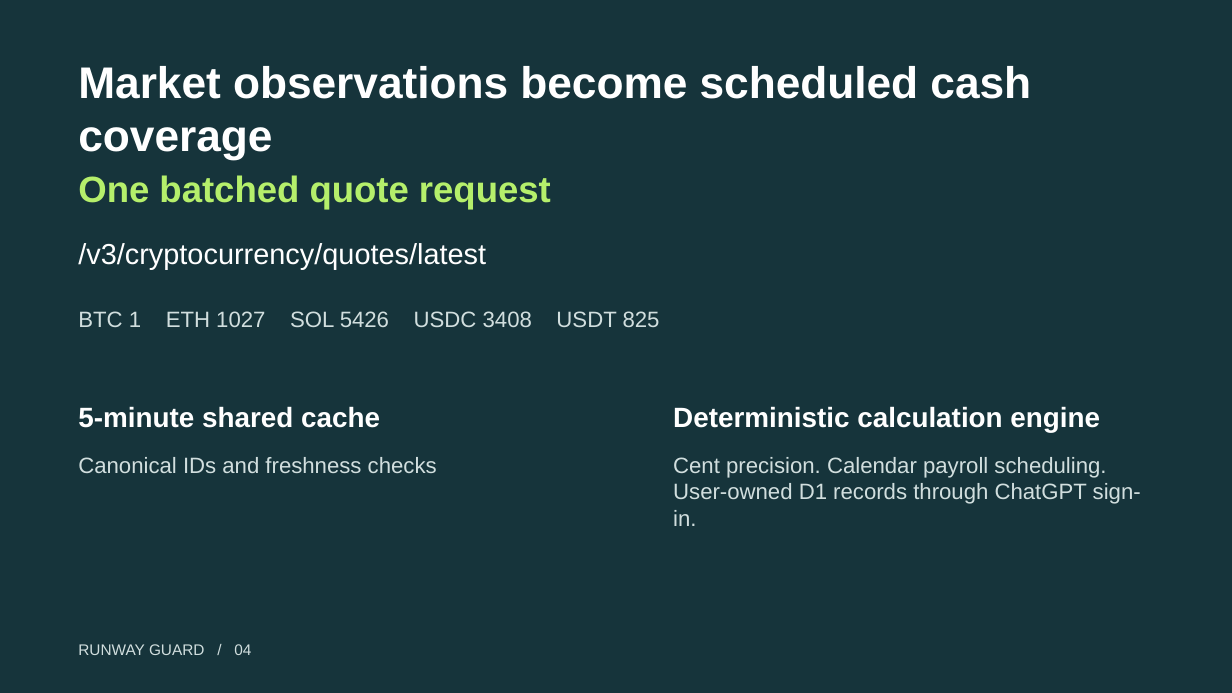
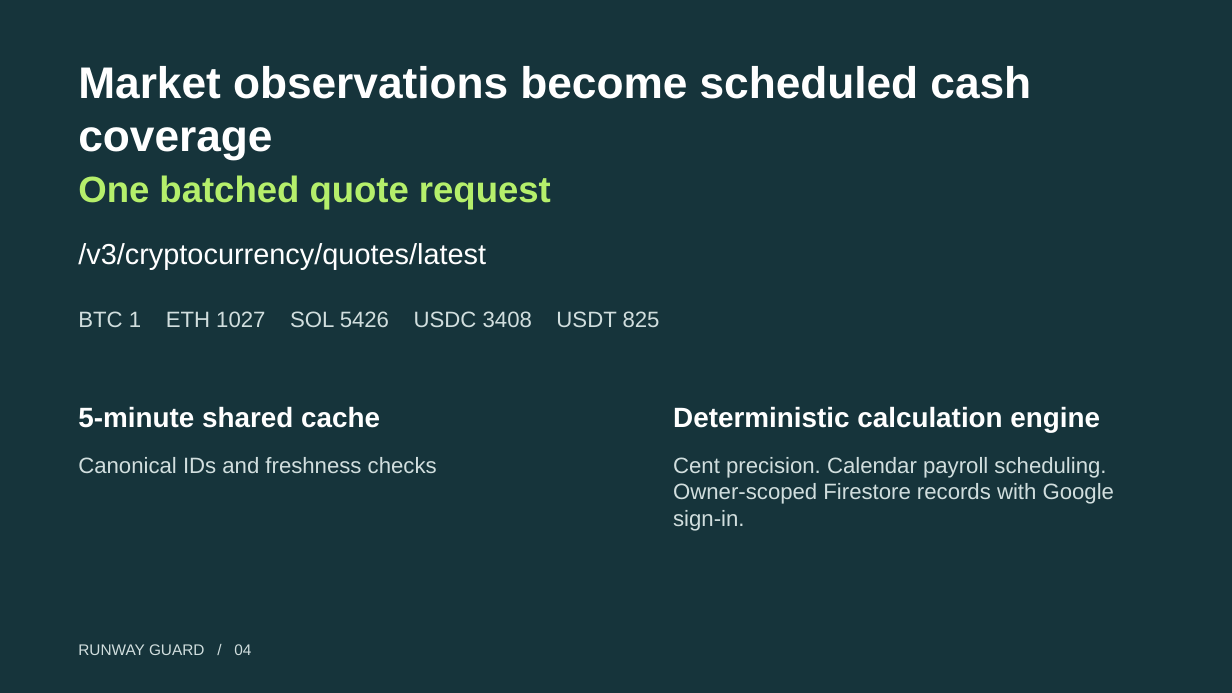
Before and after one commit to shi1720/coinmarketcap, a slide deck: slide 4 of docs/assets/Runway-Guard-Pitch.pptx. Drawn at 1232x693 pixels with LibreOffice and Linux fonts; fonts in the diff are those of the drawing. Boxes give left, top, right and bottom in pixels: in the first picture for what was removed or moved away, otherwise in the second. Text is boxed around its words. In the diff, an @@ line names an element or a change of style, - is before the commit and + after.

```diff
--- a/docs/assets/Runway-Guard-Pitch.pptx
+++ b/docs/assets/Runway-Guard-Pitch.pptx
@@ text at [673, 483, 1114, 531]: text changed @@
-User-owned D1 records through ChatGPT sign-in.
+Owner-scoped Firestore records with Google sign-in.
```
Also in this commit, not shown: 1 other slide changed, 32 other files.
